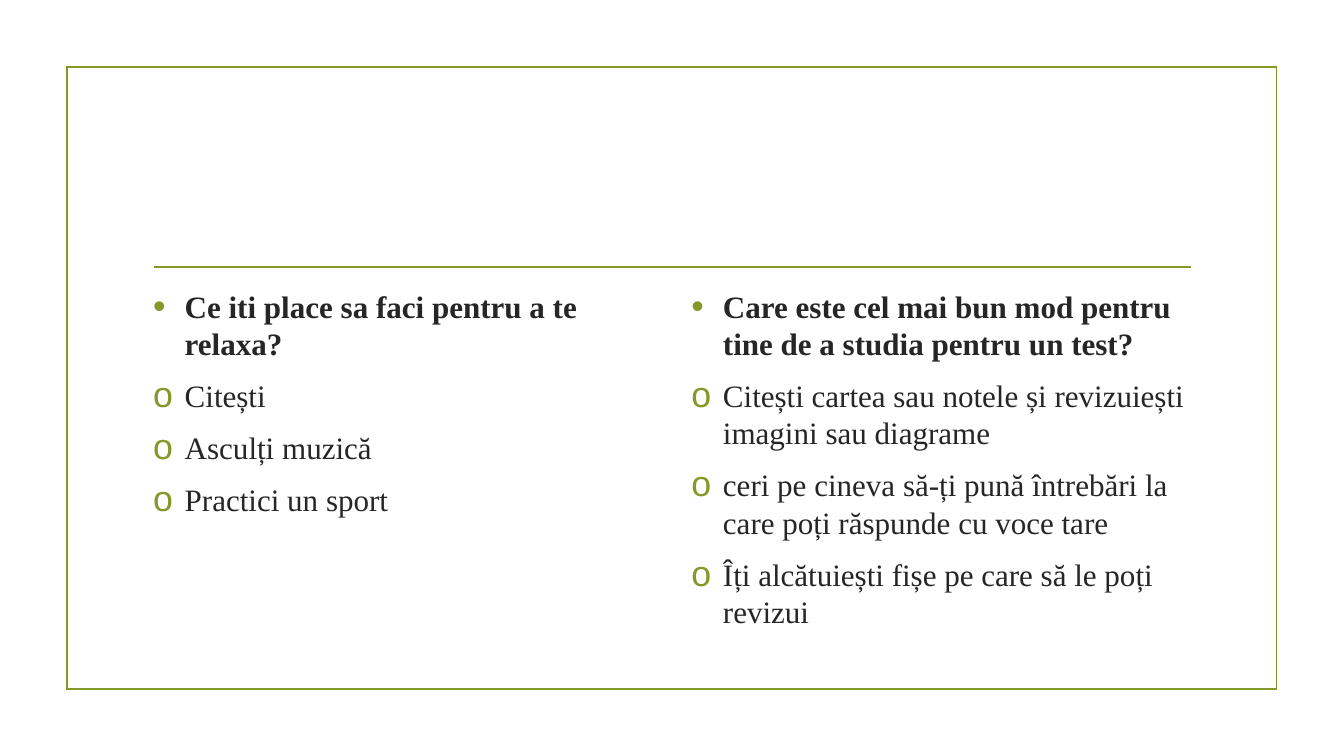
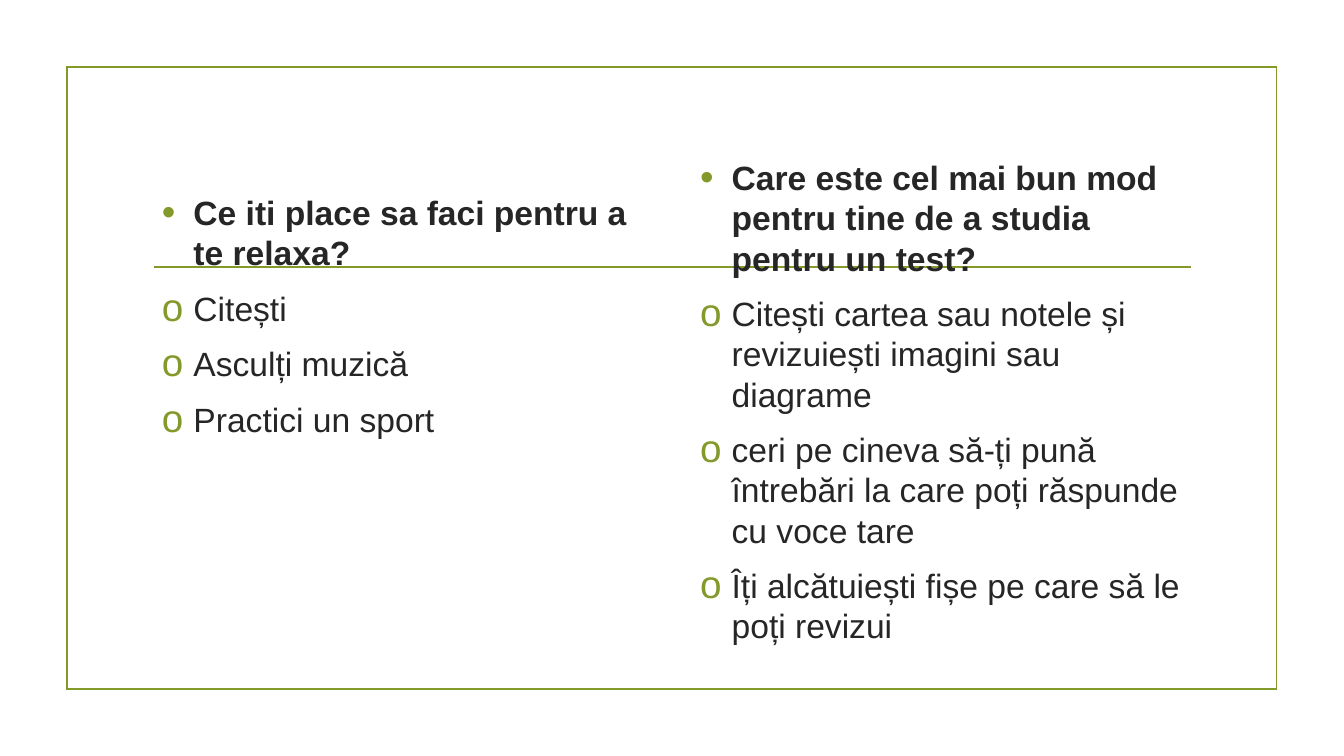
Before and after one commit to perleta/Proiect-PRACTICA, a slide deck: slide 3 of Modulul 3.pptx. Drawn at 1344x756 pixels with LibreOffice and Linux fonts; fonts in the diff are those of the drawing; background and template pictures are left out. Boxes give left, top, right and bottom in pixels: in the first picture for what was removed or moved away, otherwise in the second. Text is boxed around its words. In the diff, an @@ line names an element or a change of style, - is before the commit and + after.

```diff
--- a/Modulul 3.pptx
+++ b/Modulul 3.pptx
@@ text "Care este cel mai bun ...": place and size @@
-text "Care este cel mai bun ..." at [723, 296, 1184, 624]
+text "Care este cel mai bun ..." at [732, 165, 1180, 645]
@@ text "Care este cel mai bun ..." at [732, 165, 1180, 645]: size 22.2 to 24 pt, font Times New Roman to Arial @@
@@ text "Ce iti place sa faci ..." at [193, 200, 627, 439]: size 22.2 to 24 pt, font Times New Roman to Arial @@
@@ text "Ce iti place sa faci ...": place and size @@
-text "Ce iti place sa faci ..." at [185, 296, 577, 517]
+text "Ce iti place sa faci ..." at [193, 200, 627, 439]
```
Also in this commit, not shown: 6 other slides changed, 5 slides added.
